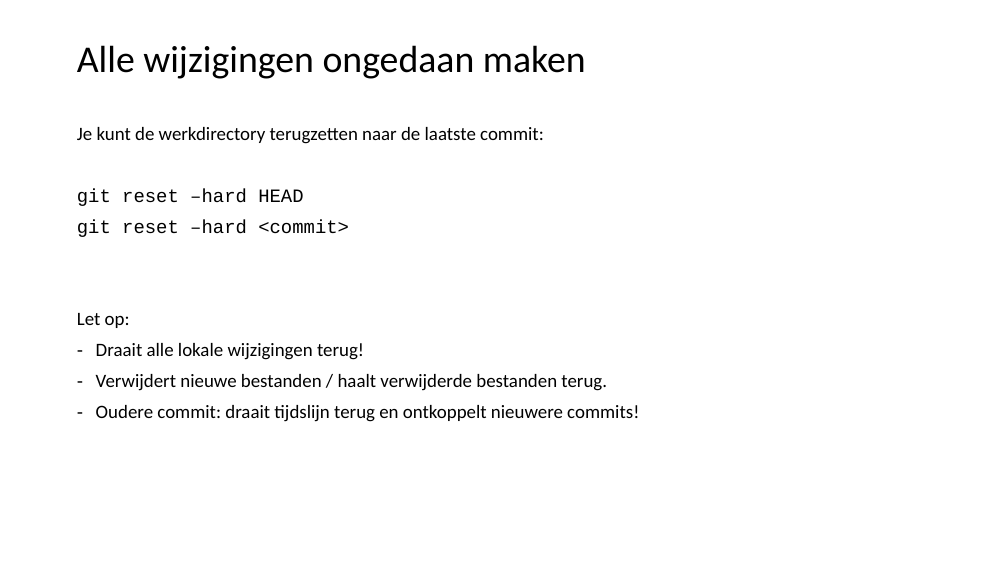
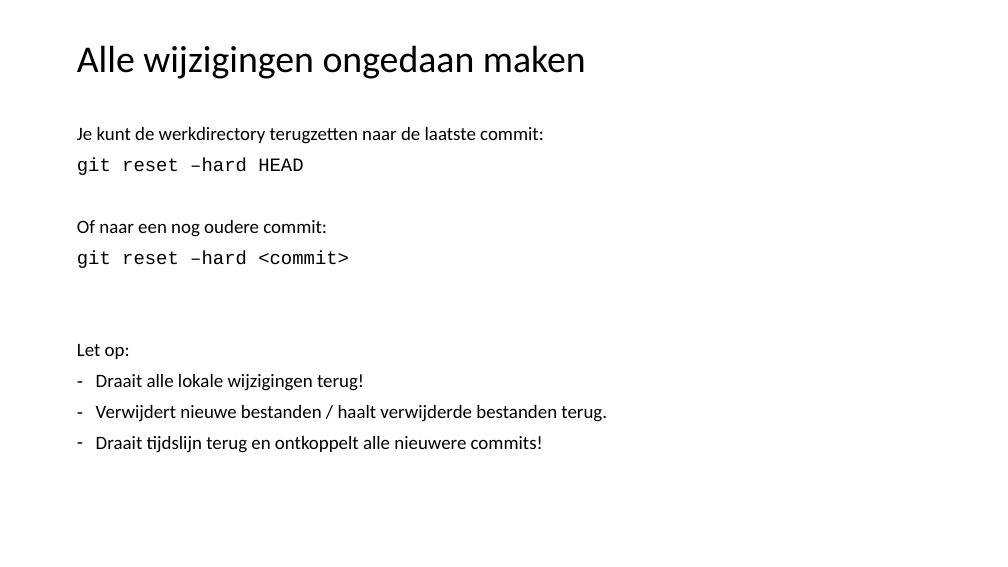
Before and after one commit to LFKoning/knowledge-sharing, a slide deck: slide 31 of git_course/1_basics/git_basic.pptx (slide 28 before the commit). Drawn at 1008x567 pixels with LibreOffice and Linux fonts; fonts in the diff are those of the drawing. Boxes give left, top, right and bottom in pixels: in the first picture for what was removed or moved away, otherwise in the second. Text is boxed around its words. In the diff, an @@ line names an element or a change of style, - is before the commit and + after.

```diff
--- a/git_course/1_basics/git_basic.pptx
+++ b/git_course/1_basics/git_basic.pptx
@@ text at (77, 220, 327, 237): paragraph added @@
+Of naar een nog oudere commit:
@@ text at (96, 436, 543, 453): text changed @@
-– Oudere commit: draait tijdslijn terug en ontkoppelt nieuwere commits!
+– Draait tijdslijn terug en ontkoppelt alle nieuwere commits!
```
Also in this commit, not shown: 40 other slides changed, 10 slides added, 2 other files.
